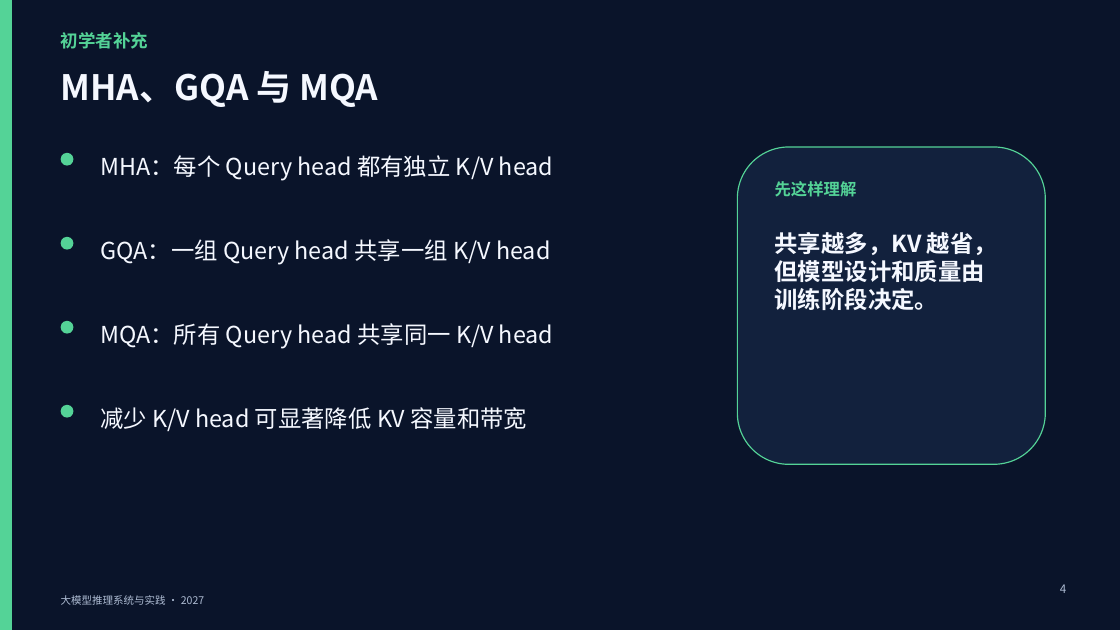
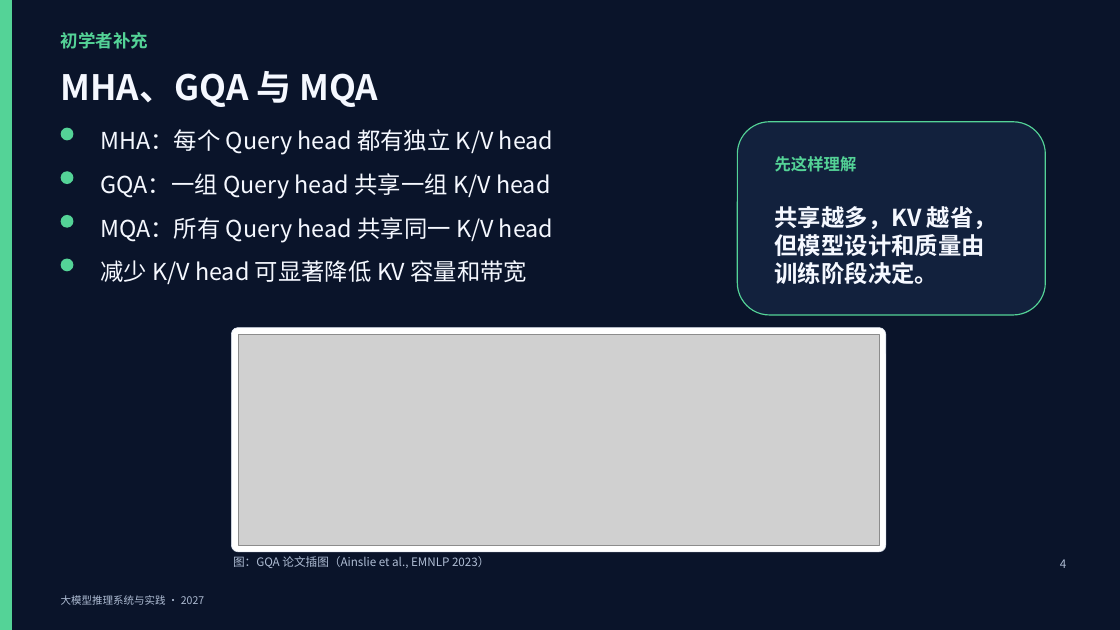
Before and after one commit to vLLM-HUST/intro-to-llm-inference-engines, a slide deck: slide 4 of build/slides/2027/lectures-8-pptx/第04讲_KV缓存与状态管理.pptx. Drawn at 1120x630 pixels with LibreOffice and Linux fonts; fonts in the diff are those of the drawing; grey boxes stand for pictures. Boxes give left, top, right and bottom in pixels: in the first picture for what was removed or moved away, otherwise in the second. Text is boxed around its words. In the diff, an @@ line names an element or a change of style, - is before the commit and + after.

```diff
--- a/build/slides/2027/lectures-8-pptx/第04讲_KV缓存与状态管理.pptx
+++ b/build/slides/2027/lectures-8-pptx/第04讲_KV缓存与状态管理.pptx
@@ rounded rectangle: place and size @@
-rounded rectangle at (738,147,1046,465)
+rounded rectangle at (738,122,1046,315)
@@ ellipse: place and size @@
-ellipse at (60,237,73,250)
+ellipse at (60,171,73,184)
@@ text "GQA：一组 Query head 共享一组 K/V ...": place and size @@
-text "GQA：一组 Query head 共享一组 K/V ..." at (100,239,550,265)
+text "GQA：一组 Query head 共享一组 K/V ..." at (100,173,550,199)
@@ text "MQA：所有 Query head 共享同一 K/V ...": place and size @@
-text "MQA：所有 Query head 共享同一 K/V ..." at (100,323,553,349)
+text "MQA：所有 Query head 共享同一 K/V ..." at (100,217,553,243)
@@ ellipse: place and size @@
-ellipse at (60,321,73,334)
+ellipse at (60,215,73,228)
@@ ellipse: place and size @@
-ellipse at (60,405,73,418)
+ellipse at (60,259,73,271)
@@ text "减少 K/V head 可显著降低 KV ...": place and size @@
-text "减少 K/V head 可显著降低 KV ..." at (100,407,528,431)
+text "减少 K/V head 可显著降低 KV ..." at (100,260,528,284)
@@ rounded rectangle added at (231,328,886,552), fill #FFFFFF, outline #DDE3EE 0.5 pt @@
@@ picture added at (238,334,879,545) @@
@@ text added at (233,556,489,568), 10 pt, text #AEBCD3 @@
+图：GQA 论文插图（Ainslie et al., EMNLP 2023）
@@ 4 texts, 1 ellipse, 1 rectangle: place and size @@
-4 texts, 1 ellipse, 1 rectangle at (60,153,1075,609)
+4 texts, 1 ellipse, 1 rectangle at (60,128,1075,584)
```
Also in this commit, not shown: 8 other slides changed, 5 other files.
